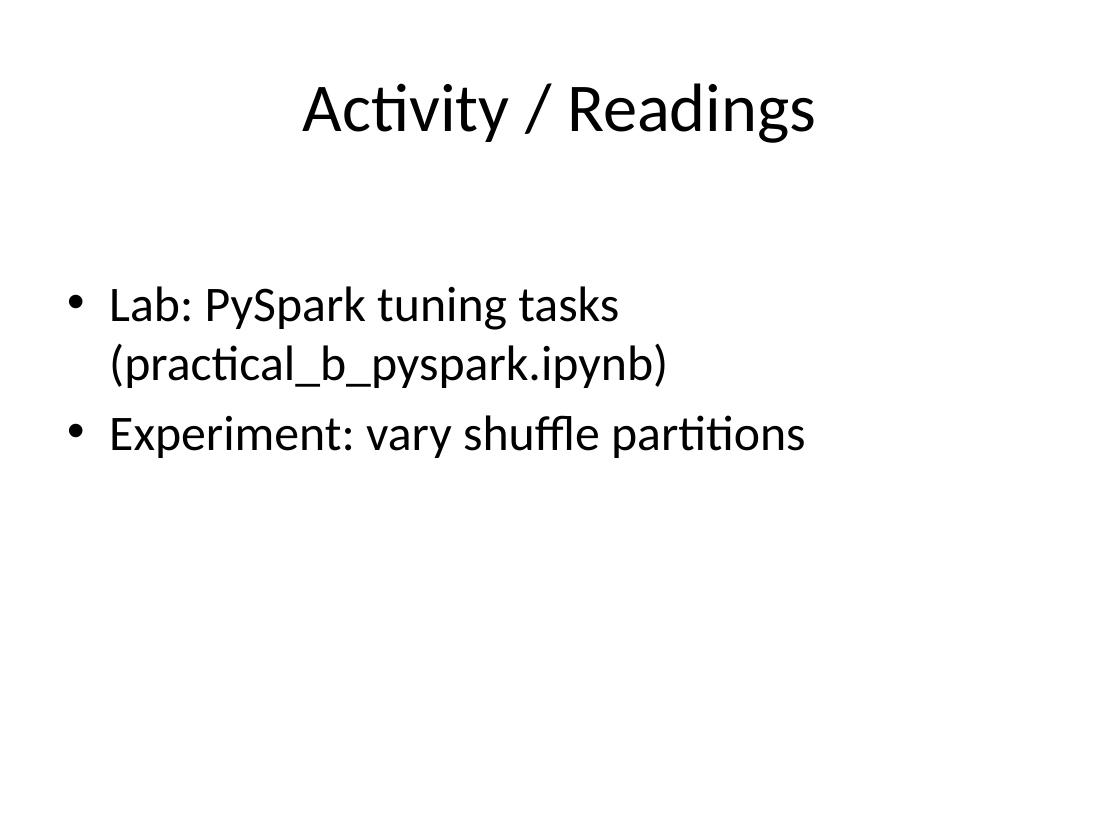
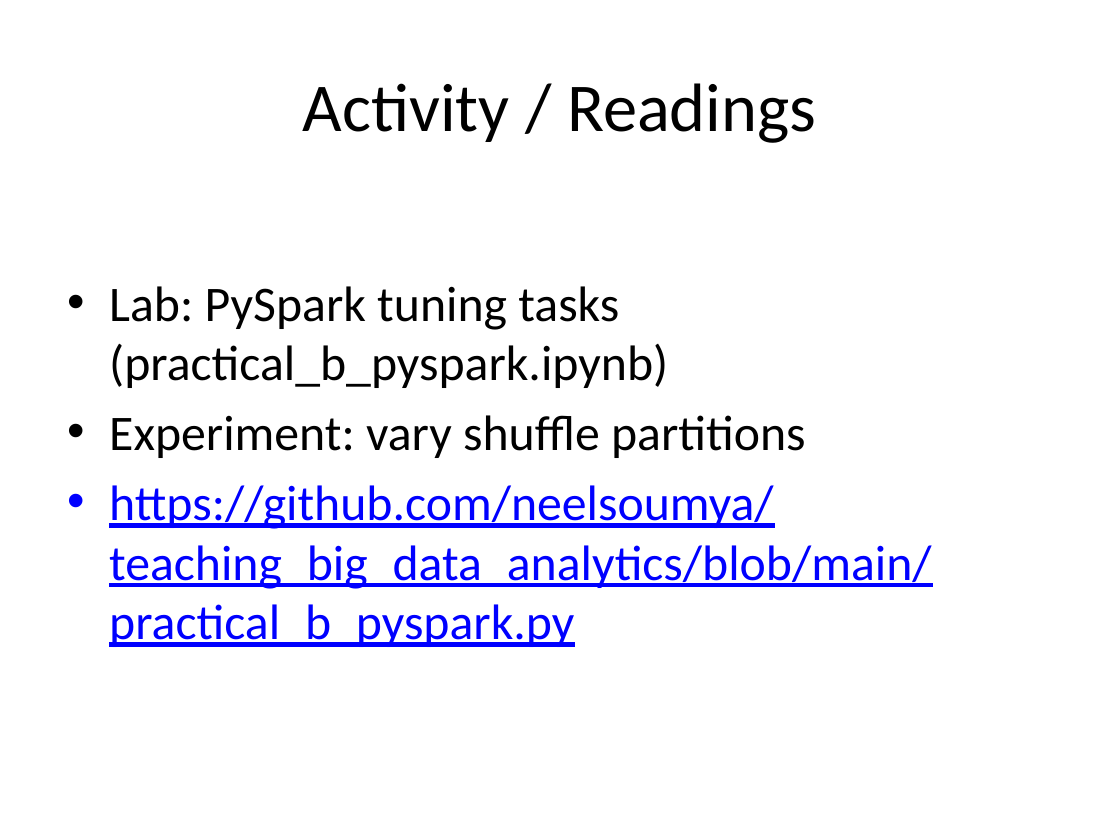
Before and after one commit to neelsoumya/teaching_big_data_analytics, a slide deck: slide 34 of Big_Data_Analytics_12_Lectures.pptx (slide 32 before the commit). Drawn at 1120x840 pixels with LibreOffice and Linux fonts; fonts in the diff are those of the drawing. Boxes give left, top, right and bottom in pixels: in the first picture for what was removed or moved away, otherwise in the second. Text is boxed around its words. In the diff, an @@ line names an element or a change of style, - is before the commit and + after.

```diff
--- a/Big_Data_Analytics_12_Lectures.pptx
+++ b/Big_Data_Analytics_12_Lectures.pptx
@@ text at (109,485,931,647): paragraph added @@
+• https://github.com/neelsoumya/teaching_big_data_analytics/blob/main/practical_b_pyspark.py
```
Also in this commit, not shown: 13 other slides changed, 2 slides added, 3 other files.
